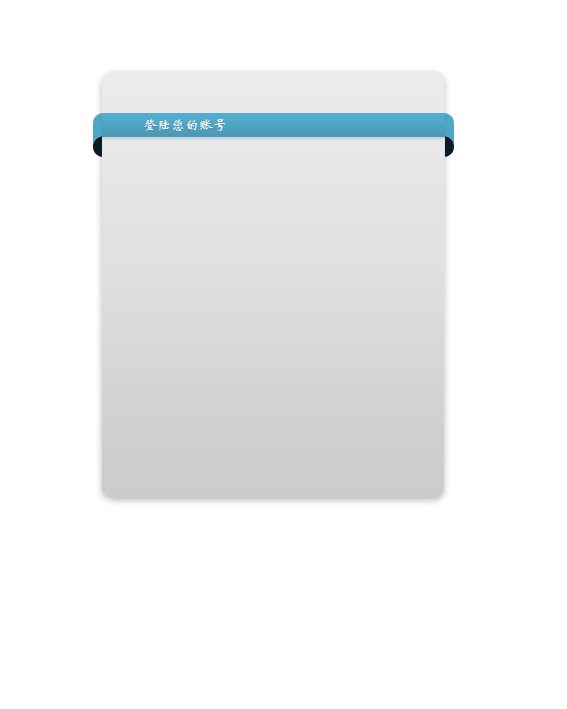
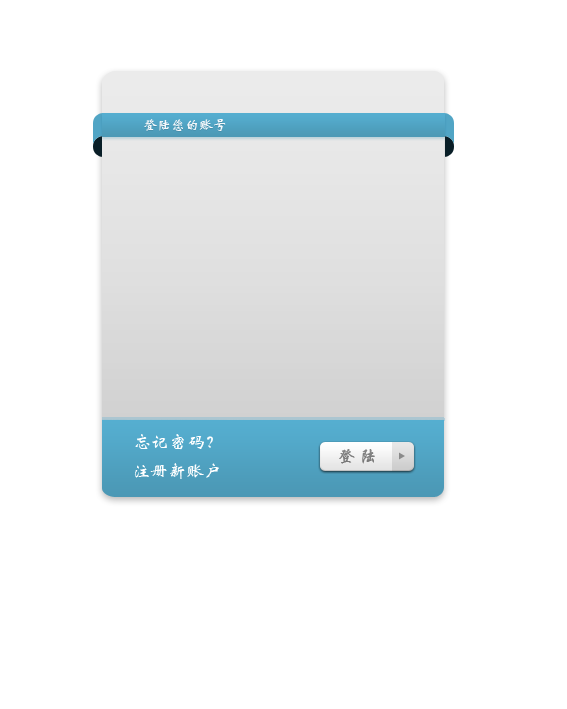
The second 567×709 image is a revision of the first. Changes to its layers:
added layer "注册新账户" above "形状 2" over [134,463,219,479]
added layer "形状 2" above "loginright" over [399,452,405,460]
added layer "loginright" (10%) above "登 陆" over [392,431,429,482]
added layer "登 陆" above "形状 1" over [339,449,375,464]
added layer "形状 1" above "忘记密码？" over [320,442,414,471]
added layer "忘记密码？" above "bottom" over [135,434,213,450]
added layer "bottom" above "font1" over [102,417,445,497]
added layer "miaobian" above "背景" over [102,417,445,497]
